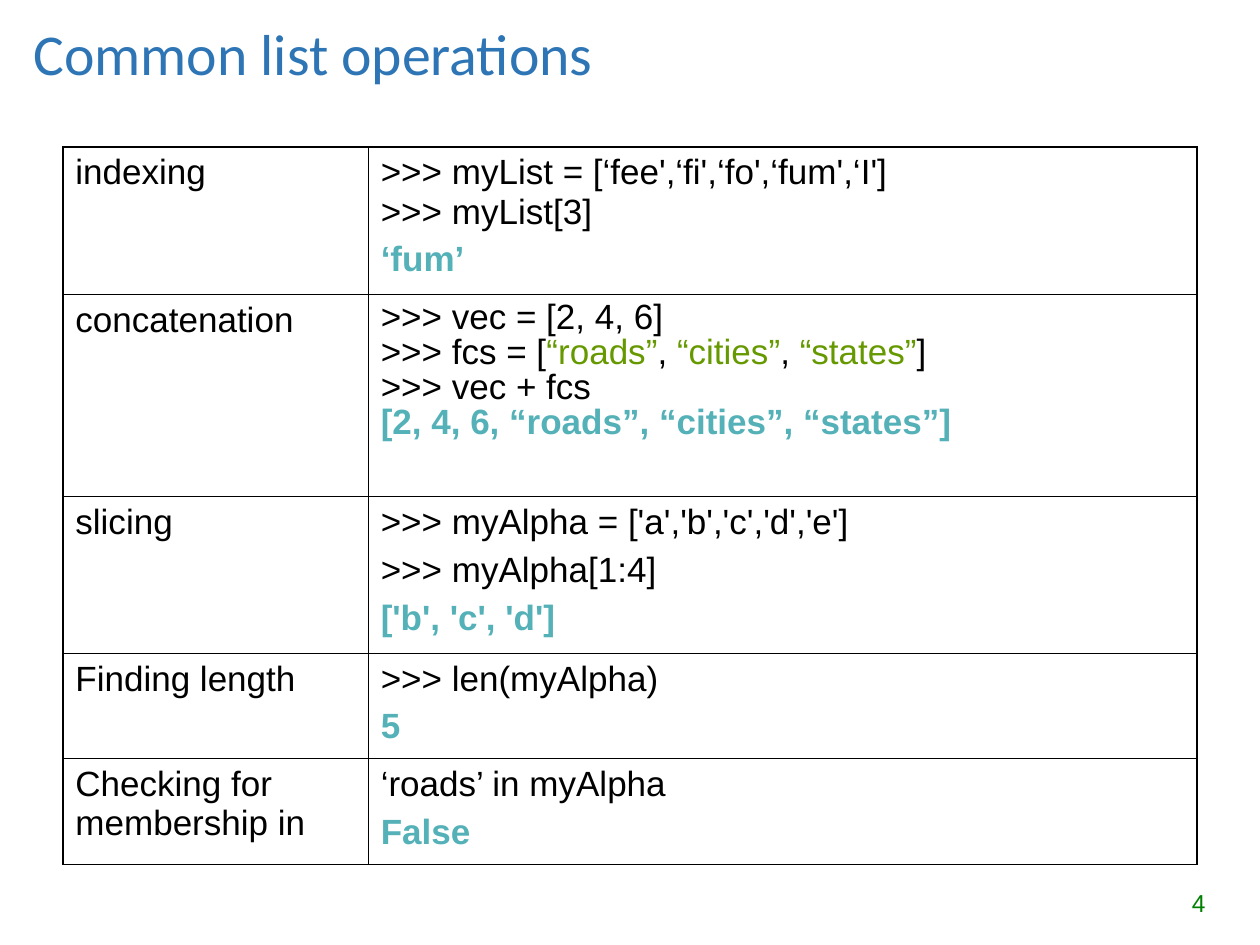
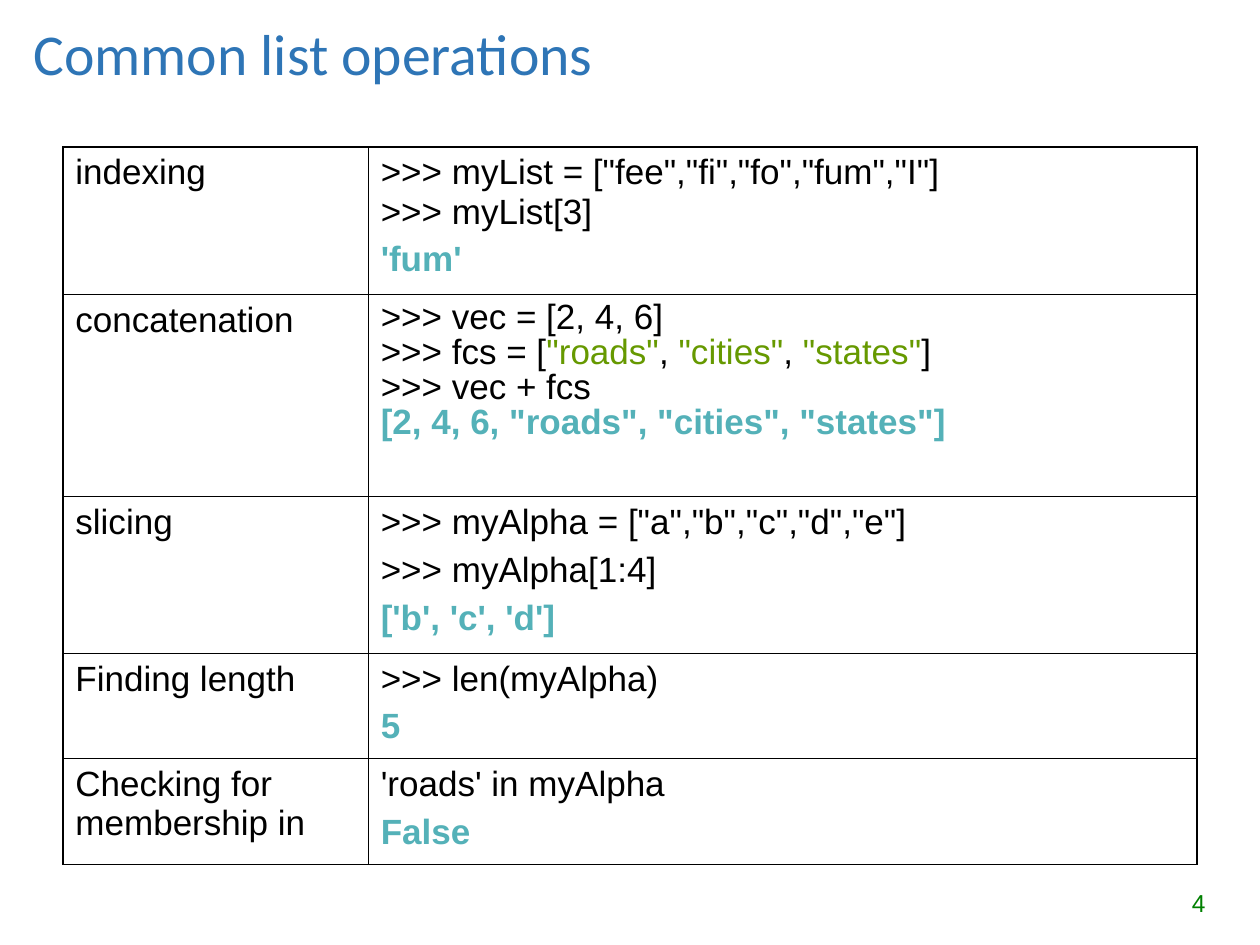
Before and after one commit to lgtateos/gis540, a slide deck: slide 4 of slides/lists_and_tuples.ppt. Drawn at 1260x945 pixels with LibreOffice and Linux fonts; fonts in the diff are those of the drawing. Boxes give left, top, right and bottom in pixels: in the first picture for what was removed or moved away, otherwise in the second. Text is boxed around its words. In the diff, an @@ line names an element or a change of style, - is before the commit and + after.

```diff
--- a/slides/lists_and_tuples.ppt
+++ b/slides/lists_and_tuples.ppt
@@ table at (63, 147, 1197, 862) @@
@@ row 1, column 2: ">>> myList = [‘fee',‘fi',‘fo',‘fum',‘I'] / >>> myList[3] / ‘fum’" to ">>> myList = ["fee","fi","fo","fum","I"] / >>> myList[3] / 'fum'" @@
@@ row 2, column 2: ">>> vec = [2, 4, 6] >>> fcs = [“roads”, “cities”, “states”] / >>> vec + fcs / [2, 4, 6, “roads”, “cities”, “states”]" to ">>> vec = [2, 4, 6] >>> fcs = ["roads", "cities", "states"] / >>> vec + fcs / [2, 4, 6, "roads", "cities", "states"]" @@
@@ row 3, column 2: ">>> myAlpha = ['a','b','c','d','e'] / >>> myAlpha[1:4] / ['b', 'c', 'd']" to ">>> myAlpha = ["a","b","c","d","e"] / >>> myAlpha[1:4] / ['b', 'c', 'd']" @@
-row 5, column 2: ‘roads’ in myAlpha / False
+row 5, column 2: 'roads' in myAlpha / False
```
Also in this commit, not shown: 10 other slides changed.
